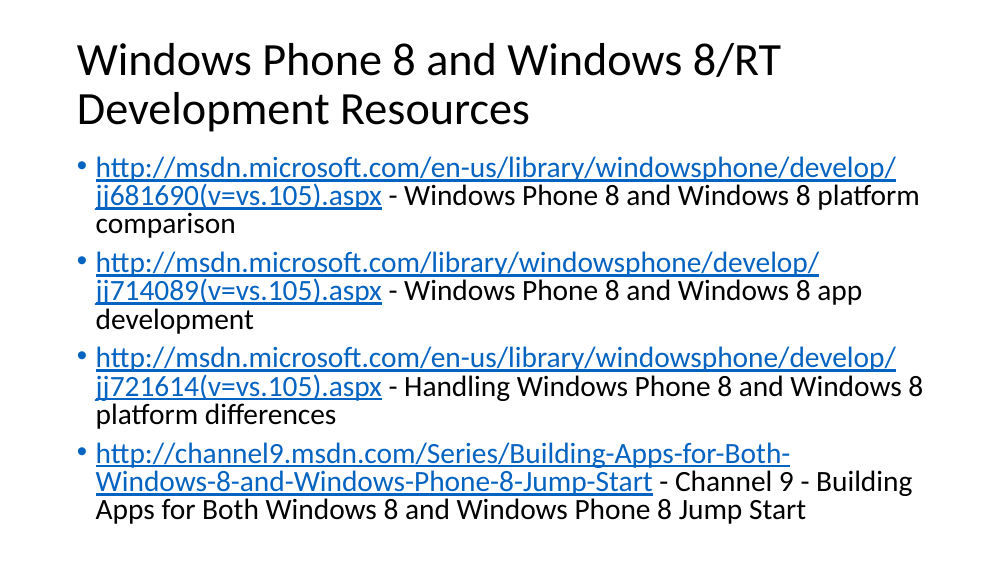
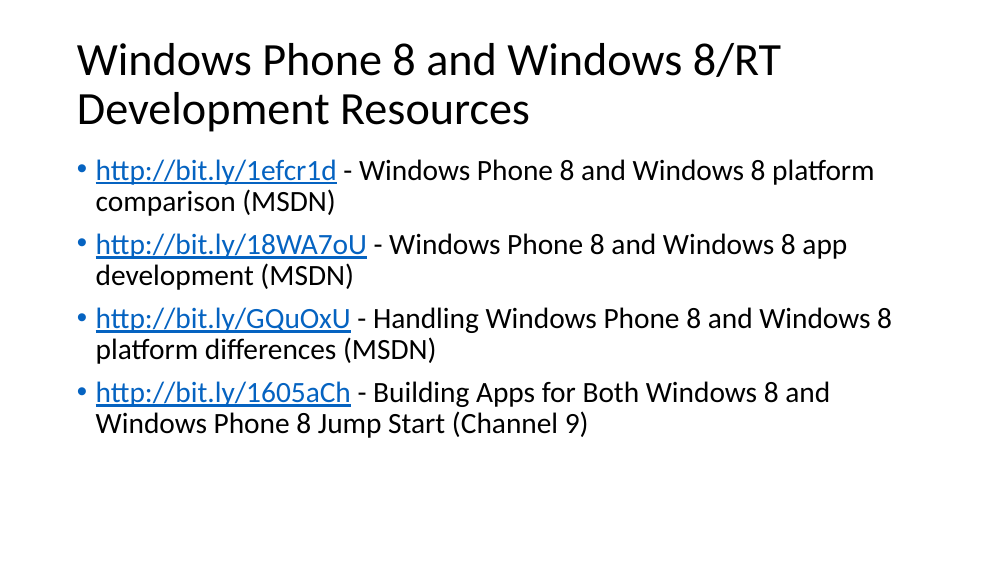
Before and after one commit to bartread/rg-demos, a slide deck: slide 20 of Talks/Cross-Platform Mobile Development in Visual Studio.pptx. Drawn at 1008x567 pixels with LibreOffice and Linux fonts; fonts in the diff are those of the drawing. Boxes give left, top, right and bottom in pixels: in the first picture for what was removed or moved away, otherwise in the second. Text is boxed around its words. In the diff, an @@ line names an element or a change of style, - is before the commit and + after.

```diff
--- a/Talks/Cross-Platform Mobile Development in Visual Studio.pptx
+++ b/Talks/Cross-Platform Mobile Development in Visual Studio.pptx
@@ text at (x1=96, y1=159, x2=892, y2=438): text changed; text colour #0563C1 to #000000 @@
-• http://msdn.microsoft.com/en-us/library/windowsphone/develop/jj681690(v=vs.105).aspx - Windows Phone 8 and Windows 8 platform comparison
-• http://msdn.microsoft.com/library/windowsphone/develop/jj714089(v=vs.105).aspx - Windows Phone 8 and Windows 8 app development
-• http://msdn.microsoft.com/en-us/library/windowsphone/develop/jj721614(v=vs.105).aspx - Handling Windows Phone 8 and Windows 8 platform differences
-• http://channel9.msdn.com/Series/Building-Apps-for-Both-Windows-8-and-Windows-Phone-8-Jump-Start - Channel 9 - Building Apps for Both Windows 8 and Windows Phone 8 Jump Start
+• http://bit.ly/1efcr1d - Windows Phone 8 and Windows 8 platform comparison (MSDN)
+• http://bit.ly/18WA7oU - Windows Phone 8 and Windows 8 app development (MSDN)
+• http://bit.ly/GQuOxU - Handling Windows Phone 8 and Windows 8 platform differences (MSDN)
+• http://bit.ly/1605aCh - Building Apps for Both Windows 8 and Windows Phone 8 Jump Start (Channel 9)
```
Also in this commit, not shown: 3 other slides changed, 1 slide added, 2 slides removed.
